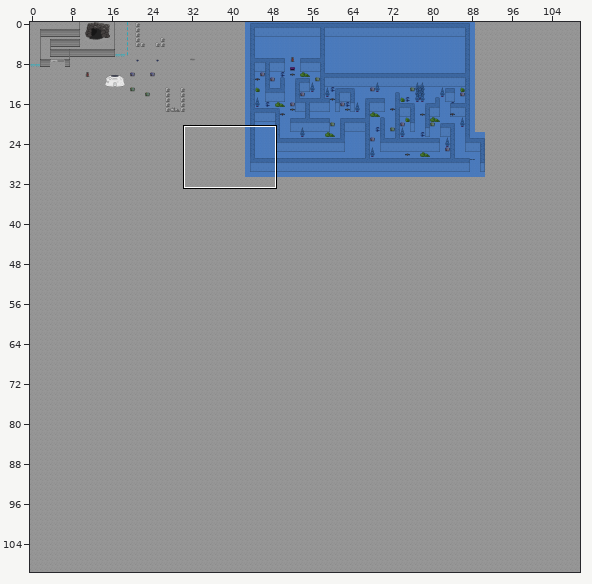
Tiled map -- map.tmx. Above: a wide view before the commit, with the close-up outlined.
Close-up. First the earlier version:
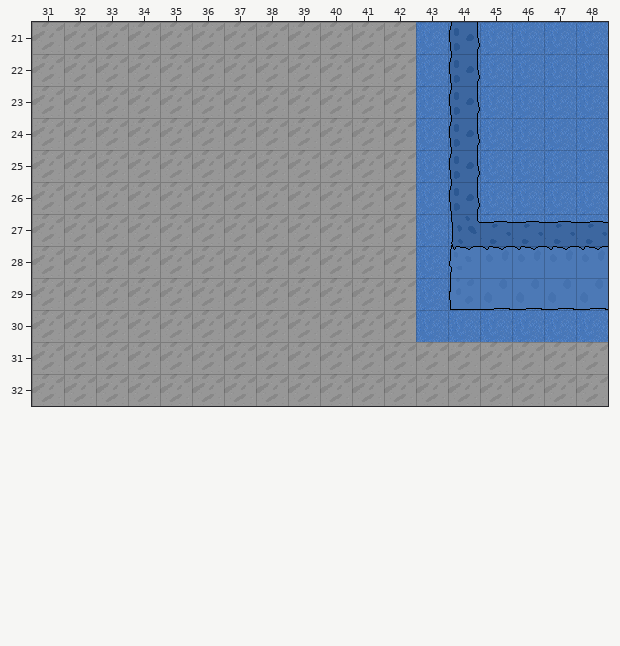
Cells are 32x32 px. Shown: x 31..48, y 21..32. The commit also changed other parts of the map, which this record leaves out. Tiles whose own drawing changed are shown in their newer look in all pictures.
The same view after the edit:
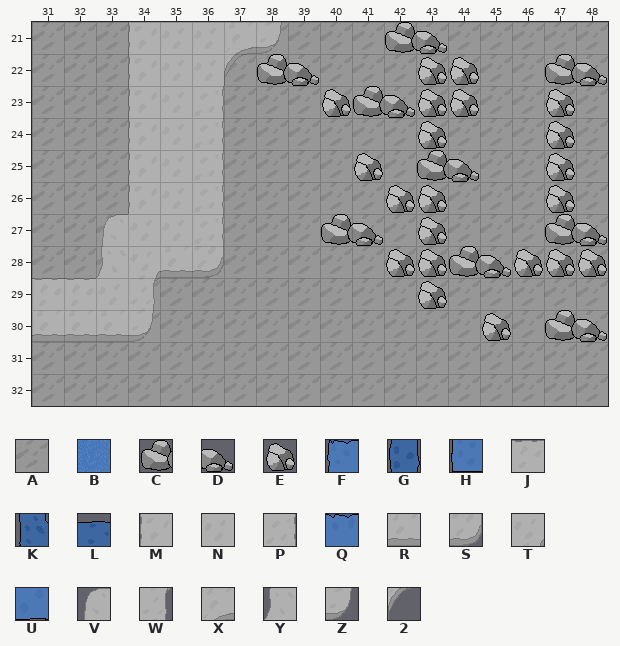
Key: from "tuilesJeu": A 0, B 24, C 157, D 158, E 188, F 642, G 671, H 673, J 692, K 706, L 707, M 722, N 723, P 724, Q 738, R 754, S 755, T 760, U 769, V 789 flipped left-right, W 791, X 816, Y 820 flipped left-right, Z 822, 2 847.
_ is an empty cell.
Tiles replaced or removed in this view: B, F, G, H, K, L, Q, U.
Difference:
Changed rows in their new state; . is an unchanged cell.
Layer "ground":
first column x 43:
21 AAAAAA
22 AAAAAA
23 AAAAAA
24 AAAAAA
25 AAAAAA
26 AAAAAA
27 AAAAAA
28 AAAAAA
29 AAAAAA
30 AAAAAA
Layer "build":
first column x 31:
21 ...MNNXZ...CD_....
22 ...MNN2CD...EE..CD
23 ...MNP...ECDEE..E.
24 ...MNP......E_..E.
25 ...MNP....E.CD..E.
26 ...MNP.....EE_..E.
27 ..VNNP...CD.E___CD
28 ..YTRS.....EECDEEE
29 JJNW........E_____
30 RRRZ..........E.CD
Where, in picture pixels (left, top, right, bottom), the same in both close-ups:
changed: (32, 22, 608, 342)
